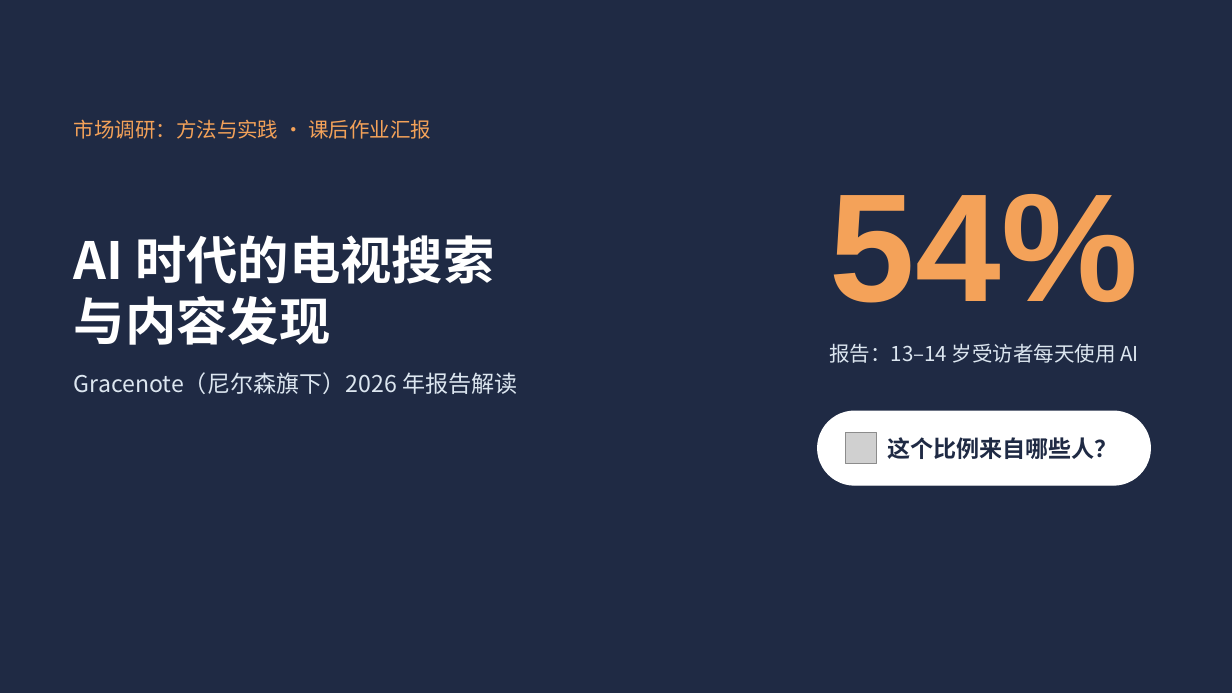
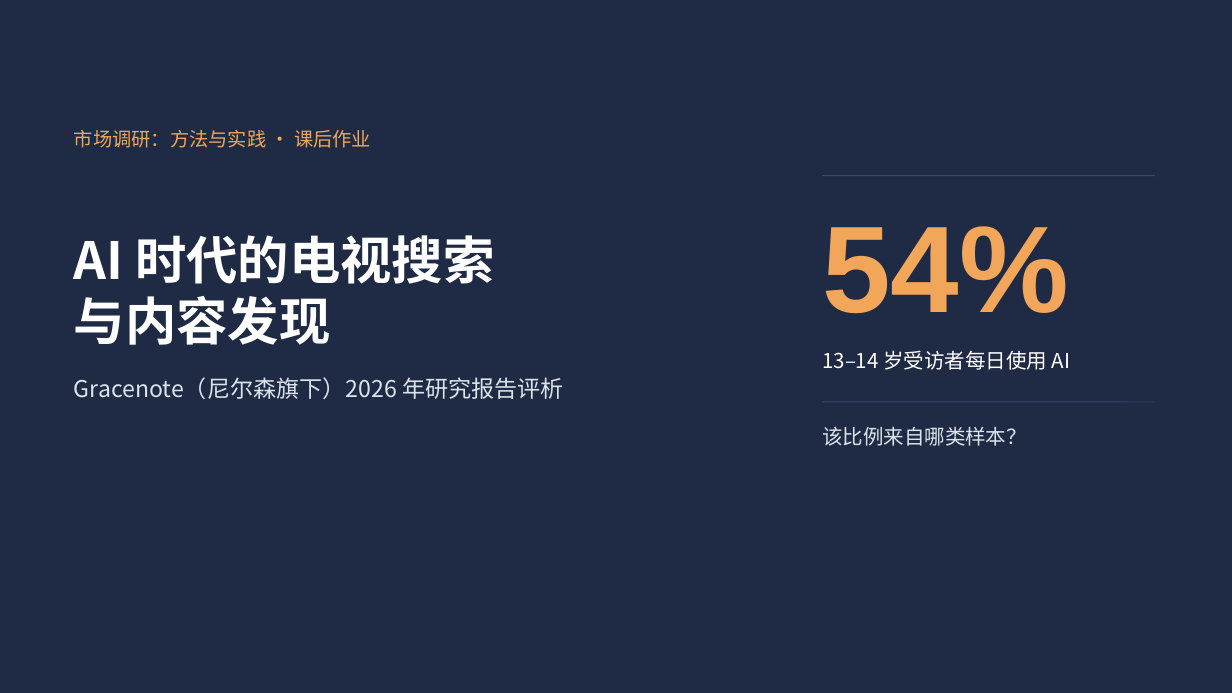
Before and after one commit to jayleo113/ppt, a slide deck: slide 1 of Gracenote报告解读_课堂汇报.pptx. Drawn at 1232x693 pixels with LibreOffice and Linux fonts; fonts in the diff are those of the drawing; grey boxes stand for pictures. Boxes give left, top, right and bottom in pixels: in the first picture for what was removed or moved away, otherwise in the second. Text is boxed around its words. In the diff, an @@ line names an element or a change of style, - is before the commit and + after.

```diff
--- a/Gracenote报告解读_课堂汇报.pptx
+++ b/Gracenote报告解读_课堂汇报.pptx
@@ text at (x1=74, y1=130, x2=371, y2=148): text changed; size 16 to 15 pt; text colour #F4A259 to #F2A65A @@
-市场调研：方法与实践 · 课后作业汇报
+市场调研：方法与实践 · 课后作业
@@ line added from (823, 176) to (1155, 176), #3A4766 0.75 pt @@
@@ text "54%" moved from (x1=830, y1=194, x2=1138, y2=303) to (x1=822, y1=226, x2=1069, y2=314) @@
@@ text "54%" at (x1=822, y1=226, x2=1069, y2=314): size 120 to 96 pt, text colour #F4A259 to #F2A65A; alignment centre to left @@
@@ text at (x1=822, y1=350, x2=1070, y2=370): text changed; text colour #DCE6F0 to #FFFFFF @@
-报告：13–14 岁受访者每天使用 AI
+13–14 岁受访者每日使用 AI
@@ text at (x1=74, y1=377, x2=564, y2=399): text changed; text colour #DCE6F0 to #DCE3EC @@
-Gracenote（尼尔森旗下）2026 年报告解读
+Gracenote（尼尔森旗下）2026 年研究报告评析
@@ rounded rectangle removed at (x1=818, y1=411, x2=1151, y2=485) @@
@@ line added from (823, 402) to (1155, 402), #3A4766 0.75 pt @@
@@ text at (x1=822, y1=426, x2=1027, y2=446): text changed; size 18 to 16 pt; text colour #1F2A44 to #DCE3EC; bold off @@
-这个比例来自哪些人？
+该比例来自哪类样本？
@@ picture removed at (x1=846, y1=433, x2=877, y2=464) @@
```
Also in this commit, not shown: 13 other slides changed, 4 other files.
